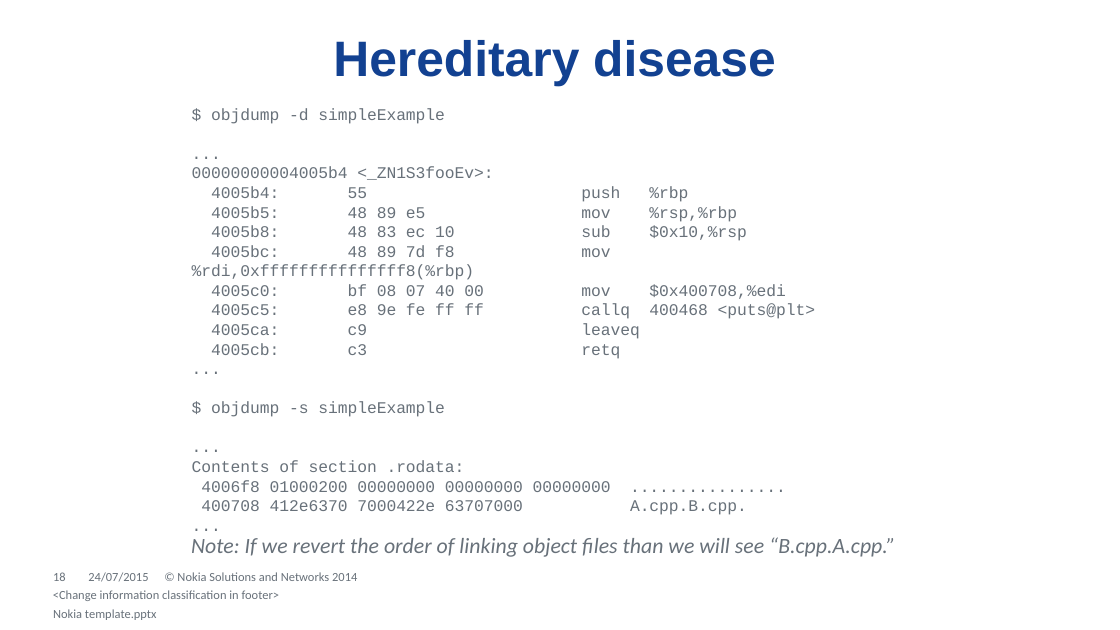
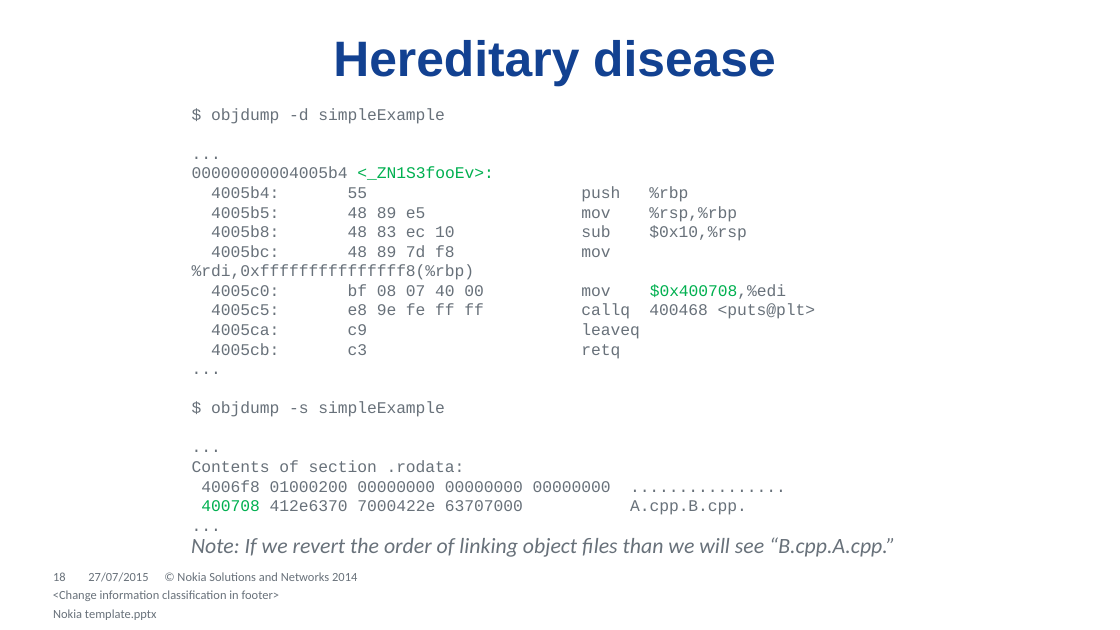
Before and after one commit to dendibakh/Linker, a slide deck: slide 18 of Diving into C++ linker.pptx. Drawn at 1120x630 pixels with LibreOffice and Linux fonts; fonts in the diff are those of the drawing; background and template pictures are left out. Boxes give left, top, right and bottom in pixels: in the first picture for what was removed or moved away, otherwise in the second. Text is boxed around its words. In the diff, an @@ line names an element or a change of style, - is before the commit and + after.

```diff
--- a/Diving into C++ linker.pptx
+++ b/Diving into C++ linker.pptx
@@ text at [192, 166, 747, 515]: text colour #68717A to #00B050 in "<_ZN1S3fooEv>:", "$0x400708,%edi", "400708" @@
@@ text at [88, 572, 148, 582]: text changed @@
-24/07/2015
+27/07/2015
```
Also in this commit, not shown: 49 other slides changed, 5 slides added.
